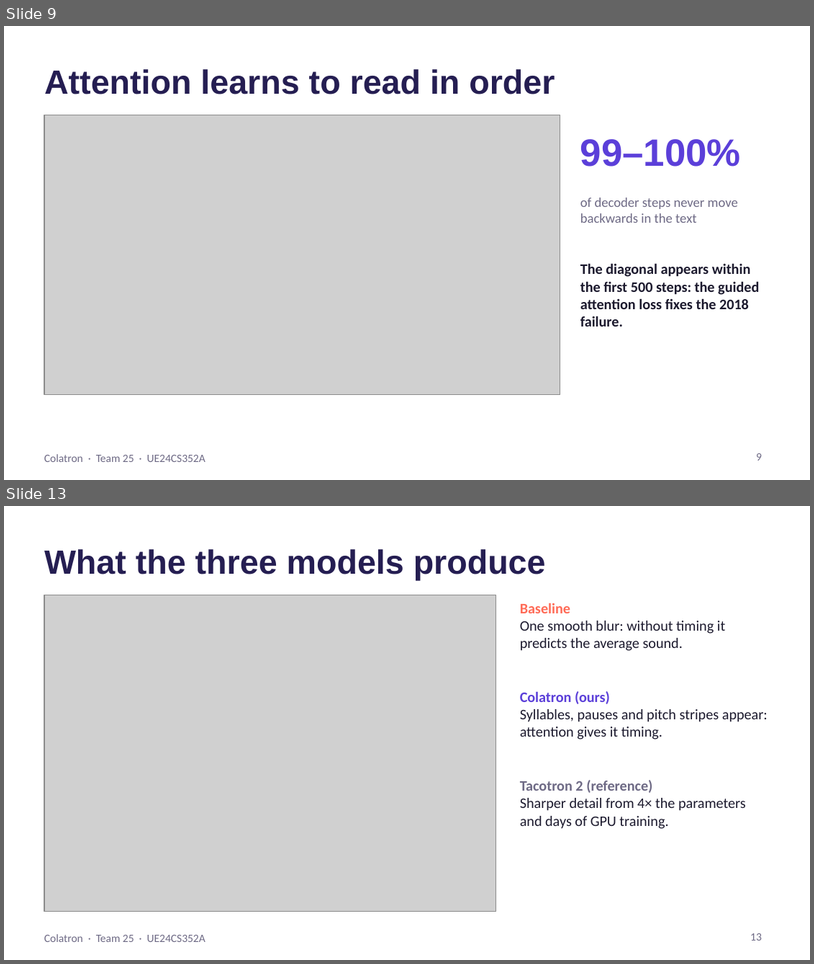
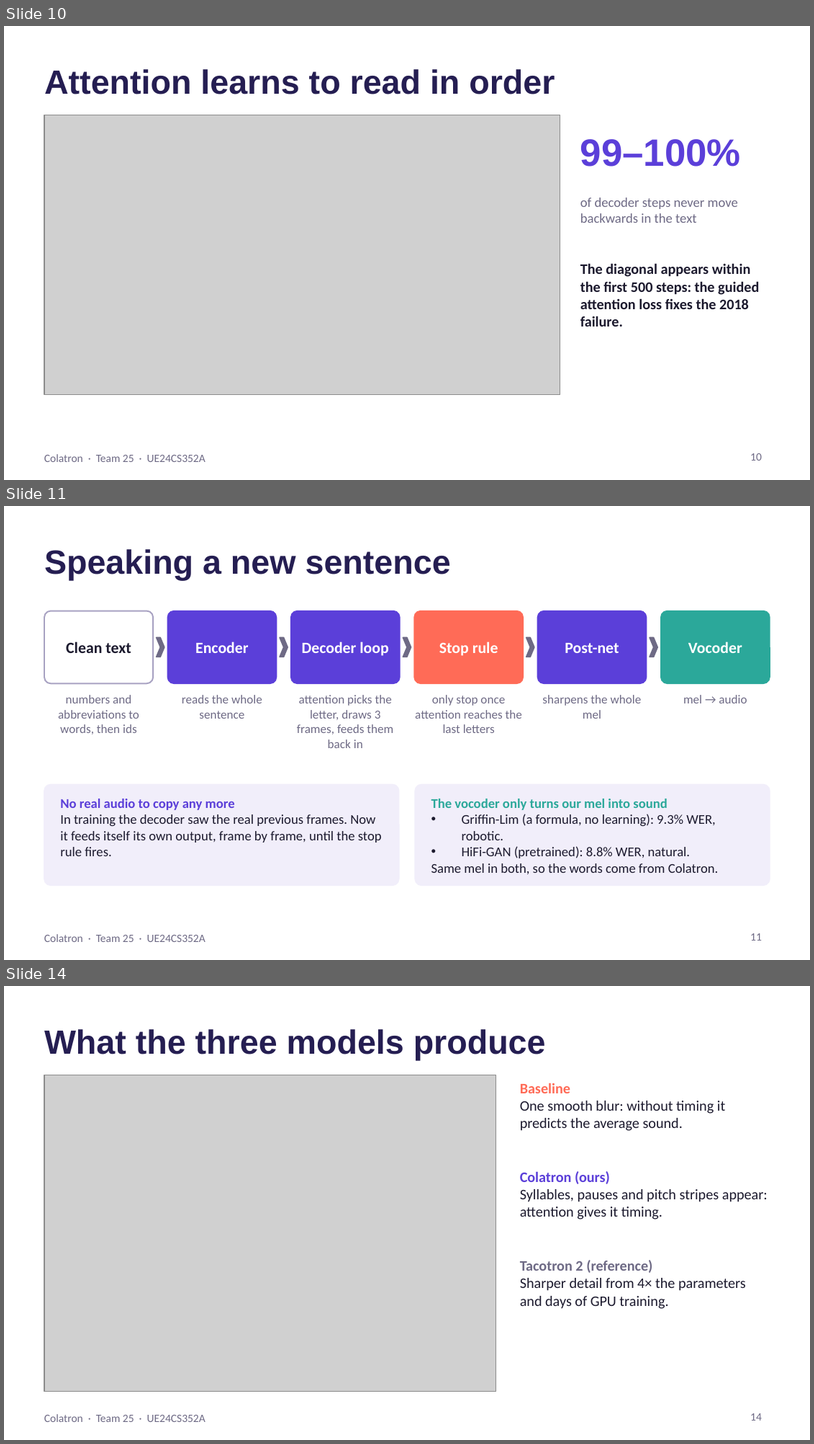
Before and after one commit to Mann0801/colatron-tts, a slide deck: report/Colatron_Slides.pptx. Shown one above the other, each under a label of ours: slides 9 and 13 before the commit, slides 10, 11 and 14 after it; the slides between them are not shown. The pictures are 814x964 and 814x1444 pixels, drawn with LibreOffice and Linux fonts; fonts in the diff are those of the drawing; grey boxes stand for pictures. Boxes give left, top, right and bottom in pixels: in the first picture for what was removed or moved away, otherwise in the second. Text is boxed around its words. In the diff, an @@ line names an element or a change of style, - is before the commit and + after.

```diff
--- a/report/Colatron_Slides.pptx
+++ b/report/Colatron_Slides.pptx
@@ slide 11 added at (4, 506, 810, 960), background #FFFFFF; not listed: 1 template element that a slide beside it also shows @@
@@ title added at (44, 549, 451, 580), 30 pt, text #251E52, bold @@
+Speaking a new sentence
@@ rounded rectangle added at (44, 611, 153, 683), fill #FFFFFF, outline #A8A2C2 1.25 pt @@
@@ rounded rectangle added at (167, 611, 277, 683), fill #5B3FD9, outline #5B3FD9 1 pt @@
@@ rounded rectangle added at (291, 611, 400, 683), fill #5B3FD9, outline #5B3FD9 1 pt @@
@@ rounded rectangle added at (414, 611, 523, 683), fill #FF6B57, outline #FF6B57 1 pt @@
@@ rounded rectangle added at (538, 611, 647, 683), fill #5B3FD9, outline #5B3FD9 1 pt @@
@@ rounded rectangle added at (661, 611, 770, 683), fill #2BA89A, outline #2BA89A 1 pt @@
@@ text added at (66, 641, 131, 653), 14 pt, text #1C1A2E, bold @@
+Clean text
@@ chevron added at (157, 638, 165, 656), fill #6E6A85, outline #6E6A85 1 pt @@
@@ text added at (196, 641, 248, 653), 14 pt, text #FFFFFF, bold @@
+Encoder
@@ chevron added at (280, 638, 288, 656), fill #6E6A85, outline #6E6A85 1 pt @@
@@ text added at (302, 641, 389, 656), 14 pt, text #FFFFFF, bold @@
+Decoder loop
@@ chevron added at (403, 638, 412, 656), fill #6E6A85, outline #6E6A85 1 pt @@
@@ text added at (440, 641, 499, 656), 14 pt, text #FFFFFF, bold @@
+Stop rule
@@ chevron added at (527, 638, 535, 656), fill #6E6A85, outline #6E6A85 1 pt @@
@@ text added at (565, 643, 619, 653), 14 pt, text #FFFFFF, bold @@
+Post-net
@@ chevron added at (650, 638, 658, 656), fill #6E6A85, outline #6E6A85 1 pt @@
@@ text added at (689, 641, 743, 653), 14 pt, text #FFFFFF, bold @@
+Vocoder
@@ text added at (58, 695, 139, 734), 11 pt, text #6E6A85 @@
+numbers and abbreviations to words, then ids
@@ text added at (182, 695, 262, 718), 11 pt, text #6E6A85 @@
+reads the whole sentence
@@ text added at (297, 695, 394, 748), 11 pt, text #6E6A85 @@
+attention picks the letter, draws 3 frames, feeds them back in
@@ text added at (415, 695, 522, 733), 11 pt, text #6E6A85 @@
+only stop once attention reaches the last letters
@@ text added at (543, 695, 642, 718), 11 pt, text #6E6A85 @@
+sharpens the whole mel
@@ text added at (684, 695, 747, 703), 11 pt, text #6E6A85 @@
+mel → audio
@@ rounded rectangle added at (44, 784, 399, 885), fill #F1EEFA, outline #F1EEFA 1 pt @@
@@ rounded rectangle added at (415, 784, 770, 885), fill #F1EEFA, outline #F1EEFA 1 pt @@
@@ text added at (60, 798, 382, 856), 12 pt, text #1C1A2E @@
+No real audio to copy any more
+In training the decoder saw the real previous frames. Now it feeds itself its own output, frame by frame, until the stop rule fires.
@@ text added at (432, 798, 719, 874), 12 pt, text #1C1A2E @@
+The vocoder only turns our mel into sound
+• Griffin-Lim (a formula, no learning): 9.3% WER, robotic.
+• HiFi-GAN (pretrained): 8.8% WER, natural.
+Same mel in both, so the words come from Colatron.
@@ page number added at (751, 933, 762, 940), 10 pt, text #6E6A85 @@
+11
@@ what was slide 9 is now slide 10 @@
@@ page number at (751, 453, 762, 460): text changed @@
-9
+10
@@ what was slide 13 is now slide 14 @@
@@ page number at (751, 1413, 762, 1420): text changed @@
-13
+14
```
Also in this commit, not shown: 4 slides changed, 1 other slide added, 1 slide removed.
